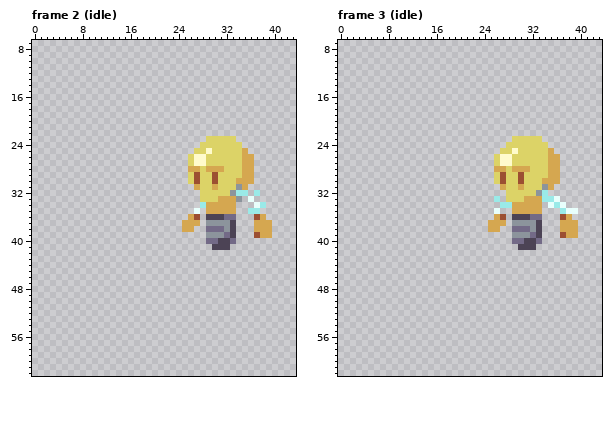
Pixel-art file -- downpour/Assets/Art/Entity/Player/player.ase. This is how it looked before the edit.
64x64 pixels, 8 frames. Shown: frame 2 (idle): x 0..43, y 7..62; frame 3 (idle): x 0..43, y 7..62. The commit also changed other frames, which this record leaves out.
New version:
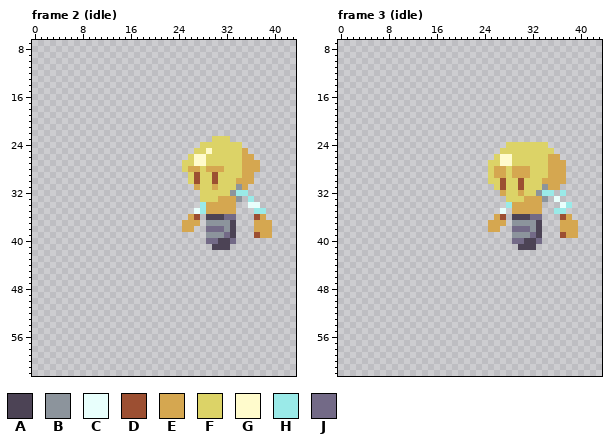
Palette (. is transparent): A #4c4355  B #8c949c  C #e8fffc  D #9c4f32  E #d5a750  F #dcd367  G #fffbcc  H #9aeae8  J #736a87
The author wrote: animated gobloid and player
What changed:
Frame 2 (idle), layer "Layer 1":
y 23: x 29 F -> .; x 33 F -> .
y 27..28: x 25 . -> F; x 37 . -> E
y 32: x 37 H -> .
y 33: x 36 C -> H
y 34: x 36 . -> C; x 38 H -> .
y 35: x 28 . -> H; x 36 H -> .; x 38 . -> H
Frame 3 (idle), layer "Layer 1":
y 23: x 29..33 FFFFF -> .....
y 25: x 29 G -> F; x 35 E -> F
y 27..28: x 25 . -> F; x 37 . -> E
y 29: x 25..27 .FD -> FEE; x 29..31 FDF -> EEE; x 37 . -> E
y 30: x 25 . -> F; x 37 . -> E
y 31: x 26..27 .E -> FD; x 30 E -> D; x 36 . -> E
y 32: x 27 . -> E; x 30 F -> E; x 35 . -> H; x 37 . -> H
y 33: x 26 H -> .; x 34..35 HH -> B.
y 34: x 27 H -> .; x 35..36 CH -> ..; x 38 . -> H
y 35: x 26..27 C. -> .C; x 36 . -> H; x 38..39 CC -> ..
Pixel boxes of the changes (left, top, right, bottom) in both pictures:
changed: (182, 136, 212, 172)
changed: (230, 136, 266, 214)
added: (200, 208, 206, 214)
changed: (488, 136, 578, 214)
